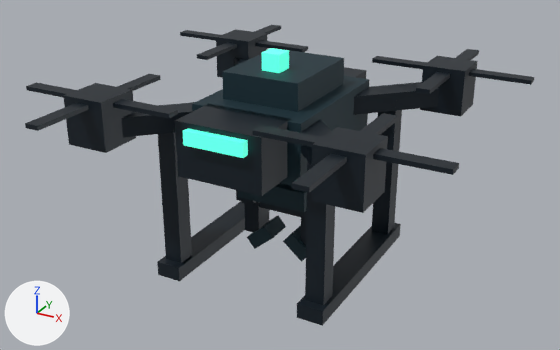
Before and after pictures for a commit that changed the glTF model models/drone.glb.
Rendered twice from a 50 mm lens placed at (0.912, -1.685, 1.084), pointed at (-0.002, -0.023, 0.253). Every picture has the same lights, and +X, +Y and +Z are marked at lower left. The first picture is the older version. Where no turn or scale is listed for an object, it has been applied to the vertices.

Objects in the first picture: 'claw', 'claw_jaw_l', 'claw_jaw_r', 'drone_body', 'rotor_0', 'rotor_1', 'rotor_2', 'rotor_3'.
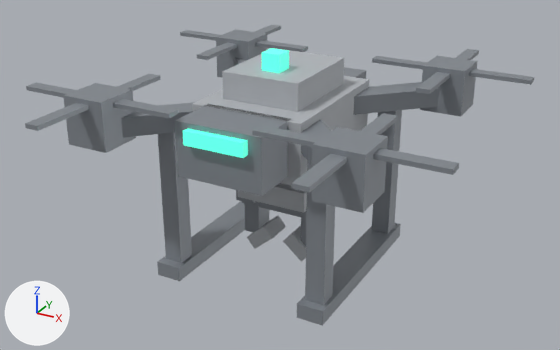
Location of each change, [x1, y1, x2, y2] in pixels of the pictures (560 x 350 px):
'drone_body', recoloured (dark cyan to grey)
    both: [63, 30, 477, 326]
'rotor_2', recoloured (dark blue to grey)
    both: [253, 113, 459, 193]
'rotor_1', recoloured (dark blue to grey)
    both: [25, 74, 178, 131]
'rotor_3', recoloured (lighter)
    both: [372, 49, 534, 94]
'claw', recoloured (dark cyan to grey)
    both: [238, 183, 307, 217]
'claw_jaw_l', recoloured (dark cyan to grey)
    both: [236, 190, 286, 249]
'rotor_0', recoloured (lighter)
    both: [180, 25, 308, 60]
'claw_jaw_r', recoloured (lighter)
    both: [283, 211, 307, 262]

Patch to the scene script:
```diff
--- a/models/drone.glb.py
+++ b/models/drone.glb.py
@@ mat_sentinel_hull @@
 mat_sentinel_hull = principled_material('sentinel_hull')
-mat_sentinel_hull.base_color = (0.00605, 0.0296, 0.0423)  # dark cyan #12303a
+mat_sentinel_hull.base_color = (0.485, 0.509, 0.539)  # light grey #b9bdc2
 mat_sentinel_hull.metallic = 0.15
@@ mat_sentinel_plate @@
 mat_sentinel_plate = principled_material('sentinel_plate')
-mat_sentinel_plate.base_color = (0.00802, 0.016, 0.0252)  # dark blue #16222c
+mat_sentinel_plate.base_color = (0.27, 0.296, 0.328)  # grey #8e949b
 mat_sentinel_plate.metallic = 0.3
```
